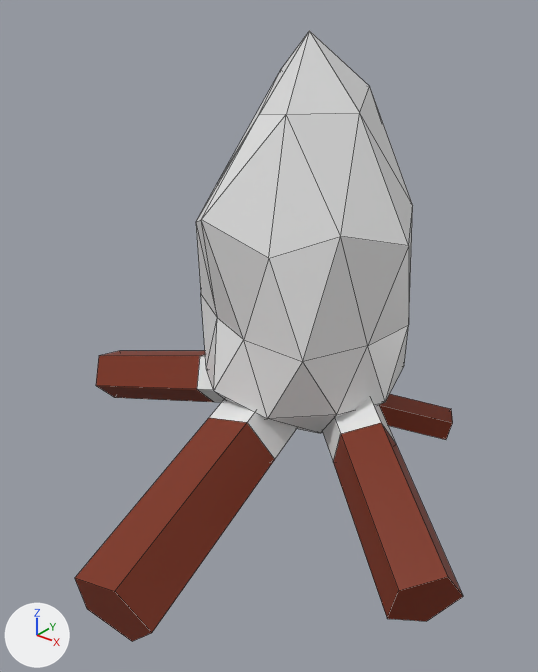
The FBX model Assets/Models/Fire.fbx: old version first, new version second.
Camera for both pictures: a camera (50 mm lens) standing at (2.59, -2.47, 1.99) and looking at (0.72, -0.14, 0.55). Arrows for +X, +Y and +Z are at lower left; the lights stay in place. Mesh edges are drawn as thin lines. Where no turn or scale is listed for an object, it has been applied to the vertices.

The first picture shows 'Fire', 'FireLogs'.
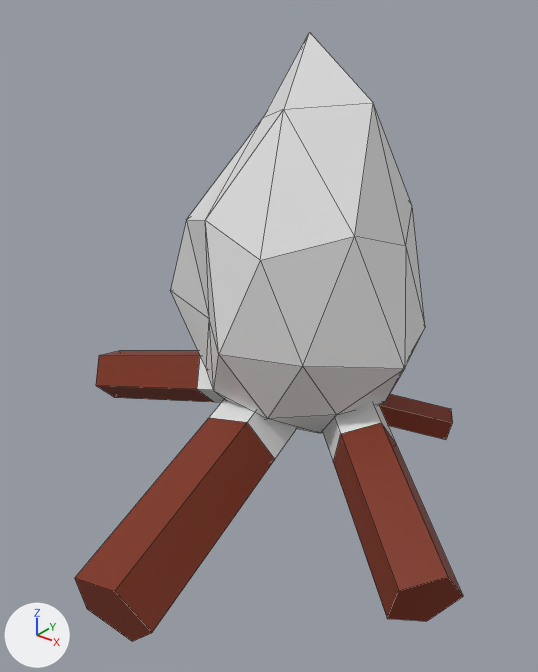
The newer file is also turned or shifted as a whole; pictures and numbers use the older file's frame.

Location of each change, (x1, y1, x2, y2) in pixels of the pictures (538 x 672 px; the box of a moved part takes in the faces that stretch with it):
'Fire', reshaped (17% wider): before (196, 30, 413, 433); after (171, 32, 425, 433)
part 1 of me_icosphere_003, moved or reshaped: before (196, 30, 413, 419); after (171, 32, 425, 419)

The edits, one by one:
me_icosphere_003 has 42 vertices, 80 faces and spans x -0.52..0.52, y -0.49..0.61, z -0.55..1.25.
me_icosphere_003 is used by ob_fire; location (0.714, 0.135, 0.541).
Part 1, on me_icosphere_003:
Vertex 6 of me_icosphere_003 moves from (0.14, -0.44, 0.45) at pixel (268, 258) to (0.17, -0.52, 0.47) at pixel (260, 260).
Vertex 7 of me_icosphere_003 moves from (-0.4, -0.29, 0.45) at pixel (195, 222) to (-0.43, -0.31, 0.46) at pixel (186, 219).
Vertex 9 of me_icosphere_003 moves from (0.19, 0.57, 0.48) to (0.14, 0.43, 0.44).
Vertex 10 of me_icosphere_003 moves from (0.52, 0.0, 0.46) at pixel (408, 245) to (0.51, 0.0, 0.46) at pixel (405, 246).
Vertex 22 of me_icosphere_003 moves from (0.44, -0.14, 0.04) at pixel (367, 345) to (0.66, -0.21, 0.03) at pixel (404, 368).
Vertex 23 of me_icosphere_003 moves from (0.47, 0.15, 0.04) at pixel (408, 324) to (0.54, 0.18, 0.04) at pixel (425, 327).
Vertex 24 of me_icosphere_003 moves from (0.0, -0.43, 0.04) at pixel (243, 339) to (0.0, -0.59, 0.04) at pixel (218, 354).
Vertex 25 of me_icosphere_003 moves from (0.31, -0.43, 0.04) at pixel (302, 361) to (0.33, -0.46, 0.04) at pixel (302, 366).
Vertex 26 of me_icosphere_003 moves from (-0.5, -0.16, 0.04) at pixel (200, 293) to (-0.66, -0.22, 0.03) at pixel (170, 290).
Vertex 27 of me_icosphere_003 moves from (-0.24, -0.33, 0.04) at pixel (217, 317) to (-0.26, -0.36, 0.04) at pixel (209, 318).
Vertex 28 of me_icosphere_003 moves from (-0.27, 0.38, 0.04) to (-0.29, 0.4, 0.04).
Vertex 30 of me_icosphere_003 moves from (0.27, 0.37, 0.04) to (0.3, 0.41, 0.04).
Vertex 31 of me_icosphere_003 moves from (0.0, 0.61, 0.04) to (0.0, 0.43, 0.04).
Vertex 32 of me_icosphere_003 moves from (0.36, -0.26, 0.54) at pixel (340, 236) to (0.47, -0.34, 0.58) at pixel (354, 236).
Vertex 33 of me_icosphere_003 moves from (-0.16, -0.49, 0.56) at pixel (201, 219) to (-0.15, -0.48, 0.55) at pixel (205, 220).
Vertex 34 of me_icosphere_003 moves from (-0.52, 0.0, 0.56) at pixel (217, 182) to (-0.44, 0.0, 0.53).
Vertex 35 of me_icosphere_003 moves from (-0.15, 0.46, 0.55) to (-0.14, 0.43, 0.54).
Vertex 37 of me_icosphere_003 moves from (0.08, -0.25, 0.97) at pixel (286, 114) to (0.09, -0.28, 0.99) at pixel (283, 109).
Vertex 38 of me_icosphere_003 moves from (0.25, 0.0, 0.96) at pixel (359, 112) to (0.31, 0.0, 1.0) at pixel (373, 102).
Vertex 39 of me_icosphere_003 moves from (-0.16, -0.12, 0.92) at pixel (258, 115) to (-0.15, -0.11, 0.91) at pixel (262, 118).
Vertex 40 of me_icosphere_003 moves from (-0.32, 0.23, 1.06) at pixel (281, 68) to (-0.26, 0.19, 1.01).
Vertex 41 of me_icosphere_003 moves from (0.1, 0.31, 1.01) at pixel (369, 86) to (0.06, 0.19, 0.92).
